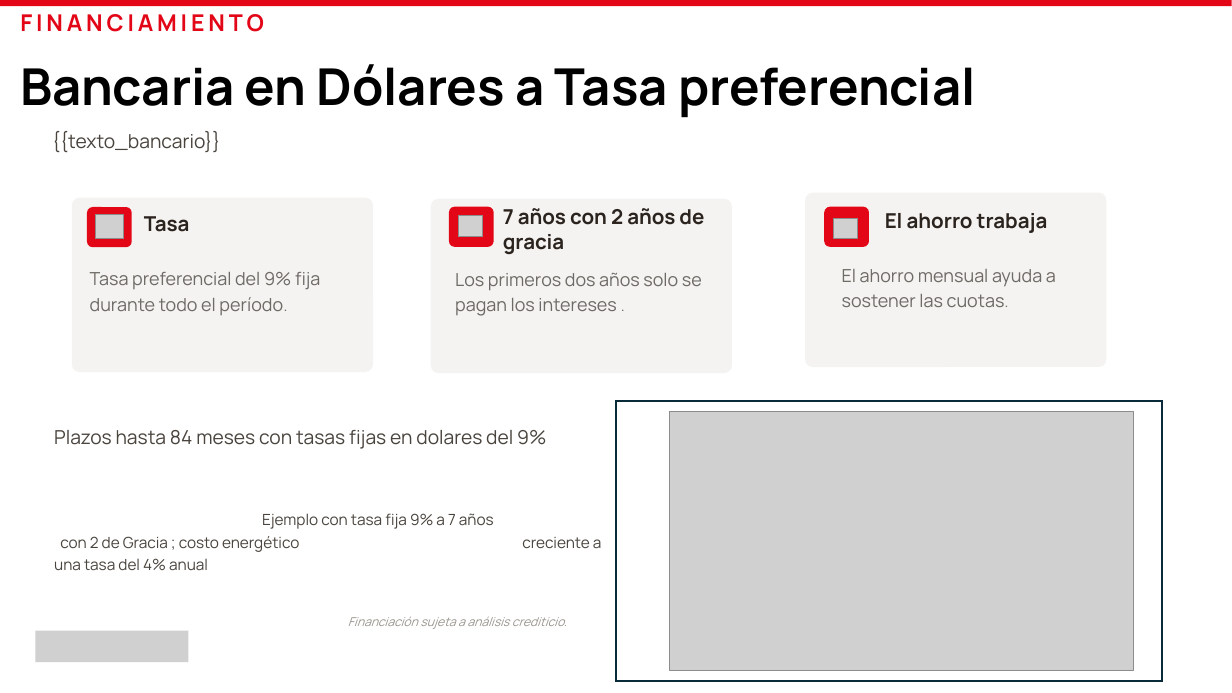
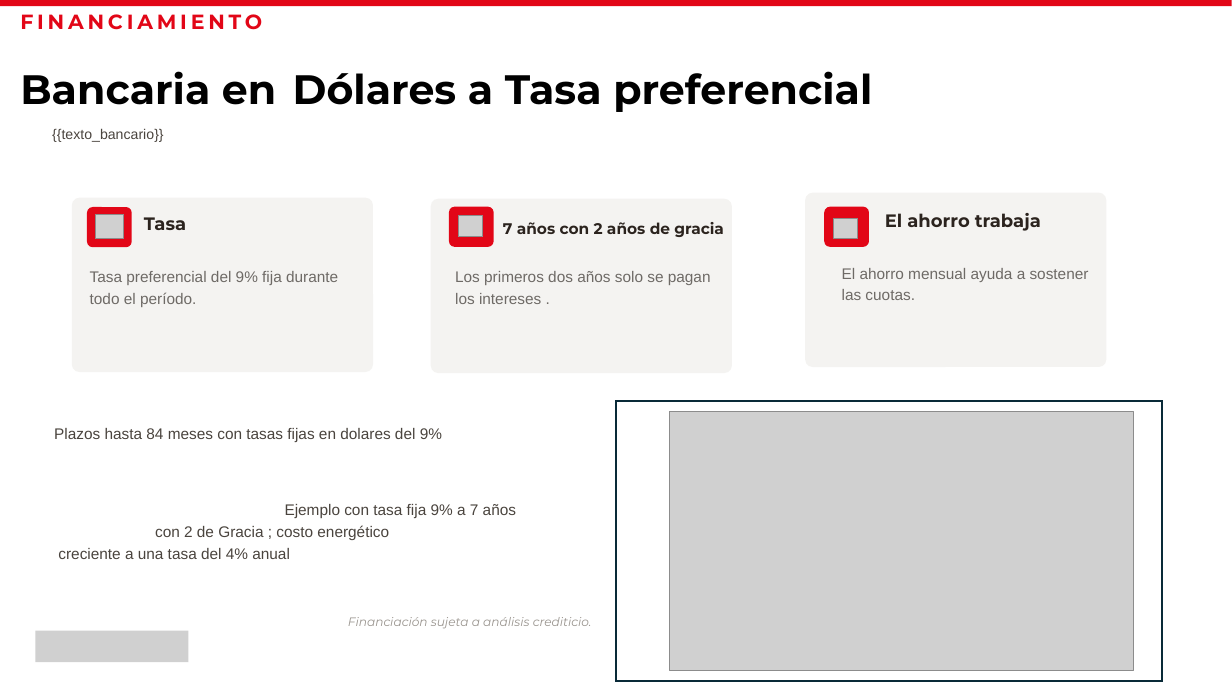
Before and after one commit to stchigel/estudio-de-prefactibilidad-dynamic, a slide deck: slide 11 of backend/exportes/plantillas/prefactibilidad.pptx. Drawn at 1232x693 pixels with LibreOffice and Linux fonts; fonts in the diff are those of the drawing; grey boxes stand for pictures. Boxes give left, top, right and bottom in pixels: in the first picture for what was removed or moved away, otherwise in the second. Text is boxed around its words. In the diff, an @@ line names an element or a change of style, - is before the commit and + after.

```diff
--- a/backend/exportes/plantillas/prefactibilidad.pptx
+++ b/backend/exportes/plantillas/prefactibilidad.pptx
@@ title "FINANCIAMIENTO Bancaria en Dólares a ..." at (20,14,872,112): size 18 to 16 pt in "FINANCIAMIENTO"; size 39.6 to 32 pt in "Bancaria en Dólares a Tasa preferencial"; font Manrope to Montserrat @@
@@ text "{{texto_bancario}}" at (52,128,164,142): size 15 to 11 pt, font Manrope to Arial; line spacing 1.18 to 1 @@
@@ text "El ahorro trabaja" at (885,213,1041,231): size 16 to 14 pt, font Manrope to Montserrat @@
@@ text "Tasa" at (144,217,186,230): size 16 to 14 pt, font Manrope to Montserrat @@
@@ text "7 años con 2 años ..." at (503,222,723,237): size 16 to 12 pt, font Manrope to Montserrat @@
@@ size 14 to 12 pt, font Manrope to Arial in 3 elements at (455,271,711,304), (842,268,1089,300), (90,271,338,307) @@
@@ text "Plazos hasta 84 meses con ..." at (54,428,516,559): size 15 to 12 pt in "Plazos hasta 84 meses con tasas fijas ..."; font Manrope to Arial @@
@@ text "Financiación sujeta a análisis crediticio." at (348,617,592,628): font Manrope to Montserrat @@
```
Also in this commit, not shown: 15 other slides changed, 3 other files.
